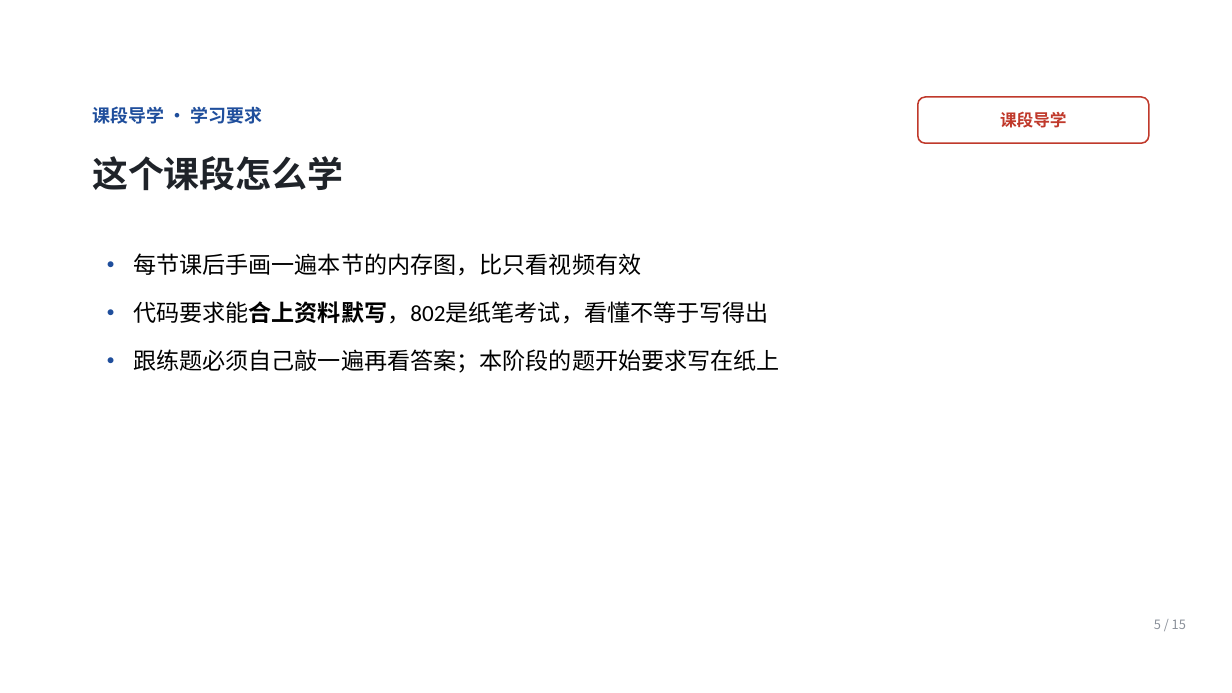
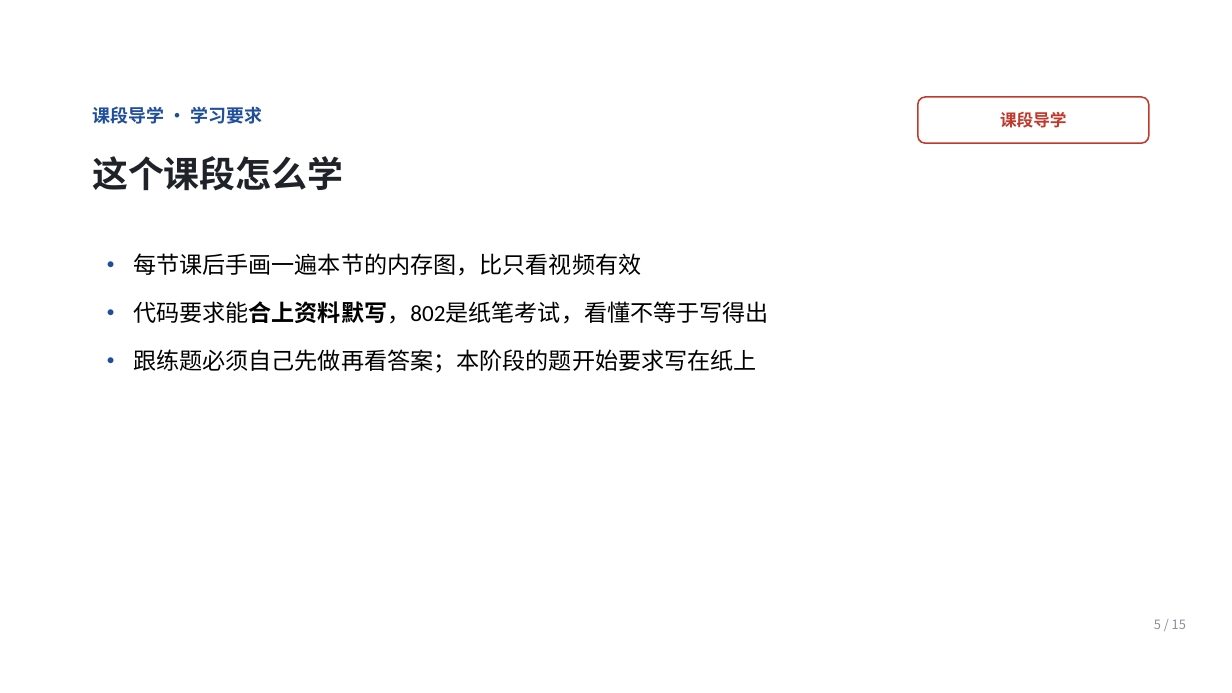
Before and after one commit to Ctrl1CandV/SpecialtyCourses, a slide deck: slide 5 of 课件/C1/C1-B-01/C1-B-01.pptx. Drawn at 1232x693 pixels with LibreOffice and Linux fonts; fonts in the diff are those of the drawing; background and template pictures are left out. Boxes give left, top, right and bottom in pixels: in the first picture for what was removed or moved away, otherwise in the second. Text is boxed around its words. In the diff, an @@ line names an element or a change of style, - is before the commit and + after.

Commit message:
08.21 初步完成第二阶段课程

```diff
--- a/课件/C1/C1-B-01/C1-B-01.pptx
+++ b/课件/C1/C1-B-01/C1-B-01.pptx
@@ text at [133, 349, 757, 373]: text changed @@
-• 跟练题必须自己敲一遍再看答案；本阶段的题开始要求写在纸上
+• 跟练题必须自己先做再看答案；本阶段的题开始要求写在纸上
```
Also in this commit, not shown: 9 other slides changed, 4 slides added, 4 slides removed, 29 other files.
